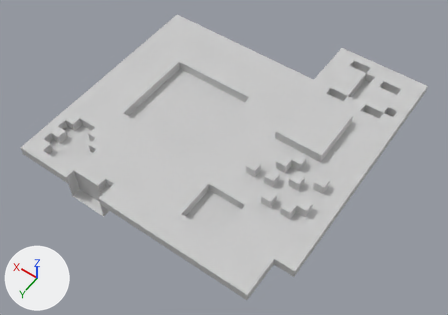
Before and after pictures for a commit that changed the FBX model Assets/gra_3d/geometry-09-room2roof.FBX.
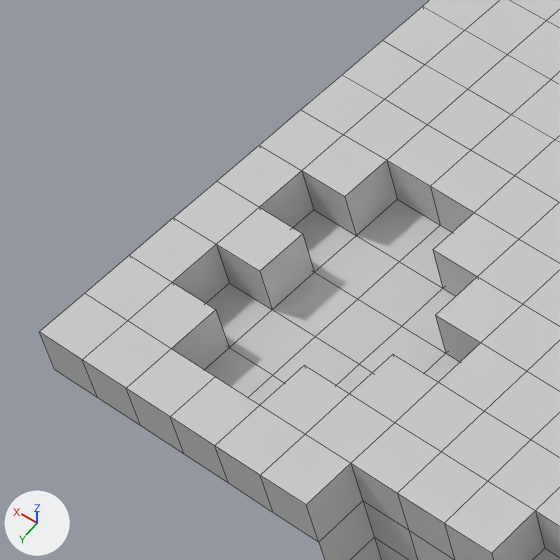
There are two pictures of each version: one whole from a 50 mm lens placed at (1.41, 27.65, 27.35), pointed at (12.73, 11.8, 2.45), one close up on the part from 3% to 24% of the width and 29% to 59% of the height. The lights are fixed; the arrows at lower left show +X, +Y and +Z. The close-ups show mesh edges as thin lines. Where no turn or scale is listed for an object, it has been applied to the vertices. Vertices at the same position are counted once.

The scene before the commit, as lines of its bpy script (objects in view):
```python
me_mesh = bpy.data.meshes.new('Mesh')
me_mesh.from_pydata(...)  # 1083 vertices, 1026 faces; spans x -5.1..9.1, y -3.0..12.2, z -1.0..1.0
me_mesh.materials.append(mat_01___default)  # its picture is missing
ob_room2_roof = bpy.data.objects.new('room2-roof', me_mesh)
ob_room2_roof.location = (11.176, 5.842, 3.556)
```
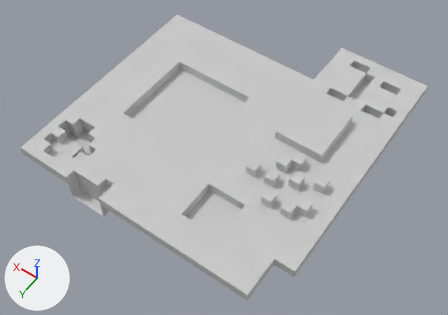
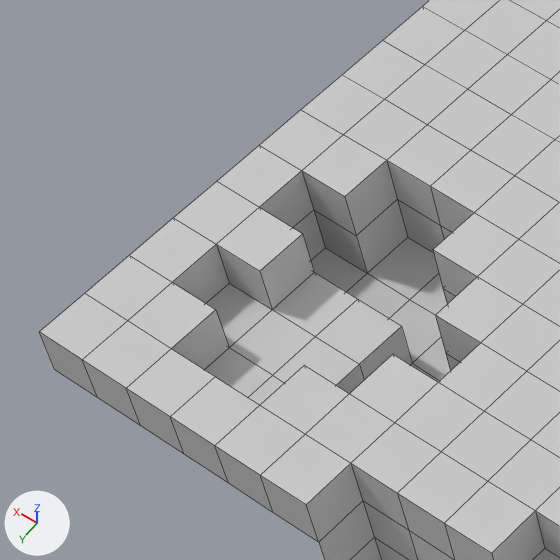
Location of each change, (x1, y1, x2, y2) in pixels of the close-ups (560 x 560 px):
```json
{"part": 1, "of": "me_mesh", "change": "built on", "before": [293, 200, 460, 394], "after": [293, 200, 460, 394]}
```

Edits to the scene script, one JSON object a line:
```json
{"block": "me_mesh", "where": "# used by ob_room2_roof; location = (11.176, 5.842, 3.556)"}
{"op": "remove", "block": "me_mesh", "code": "me_mesh.from_pydata(...)  # 1083 vertices, 1026 faces; spans x -5.1..9.1, y -3.0..12.2, z -1.0..1.0"}
{"op": "add", "block": "me_mesh", "code": "me_mesh.from_pydata(...)  # 1101 vertices, 1044 faces; spans x -5.1..9.1, y -3.0..12.2, z -1.0..1.0"}
{"block": "me_mesh", "change": "me_mesh part 1"}
{"block": "me_mesh", "change": "1 vertex is removed from x 7.6, y 9.7, z 0.0"}
{"block": "me_mesh", "change": "9 faces are deleted"}
{"block": "me_mesh", "change": "1 vertex is added at (7.6, 9.7, -0.5)"}
{"block": "me_mesh", "change": "18 new vertices lie (0.0, 0.0, -0.5) away from vertices in x 6.1..8.6, y 9.1..11.2, z 0.0"}
{"block": "me_mesh", "change": "27 new faces join them"}
```
